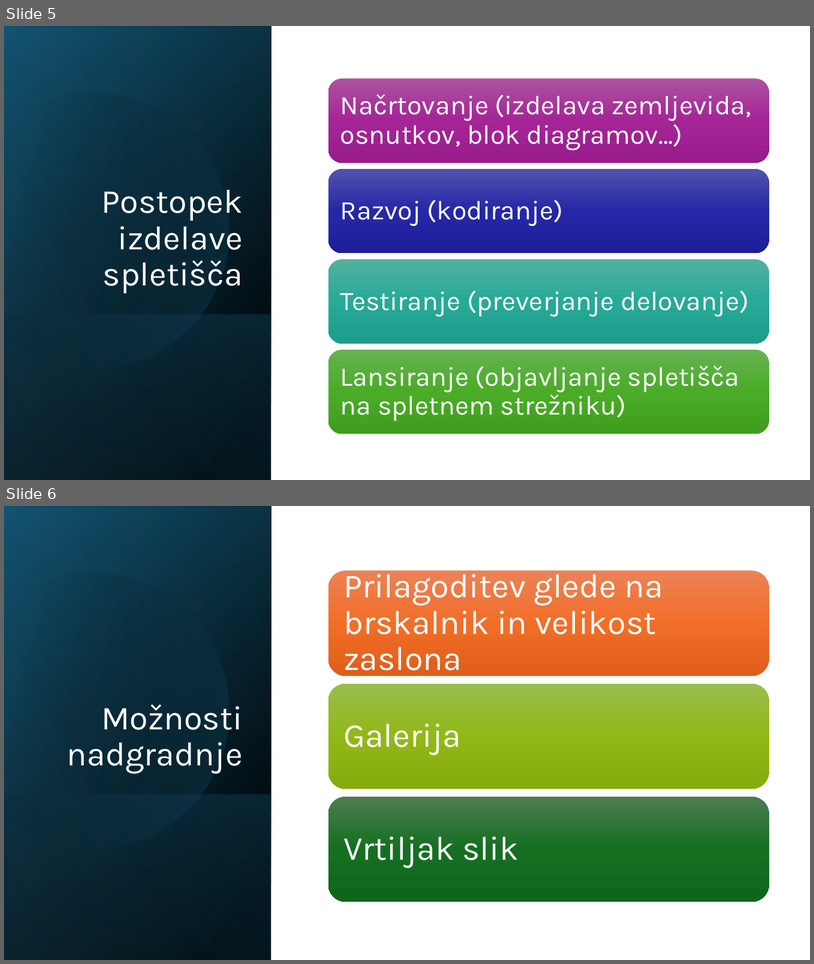
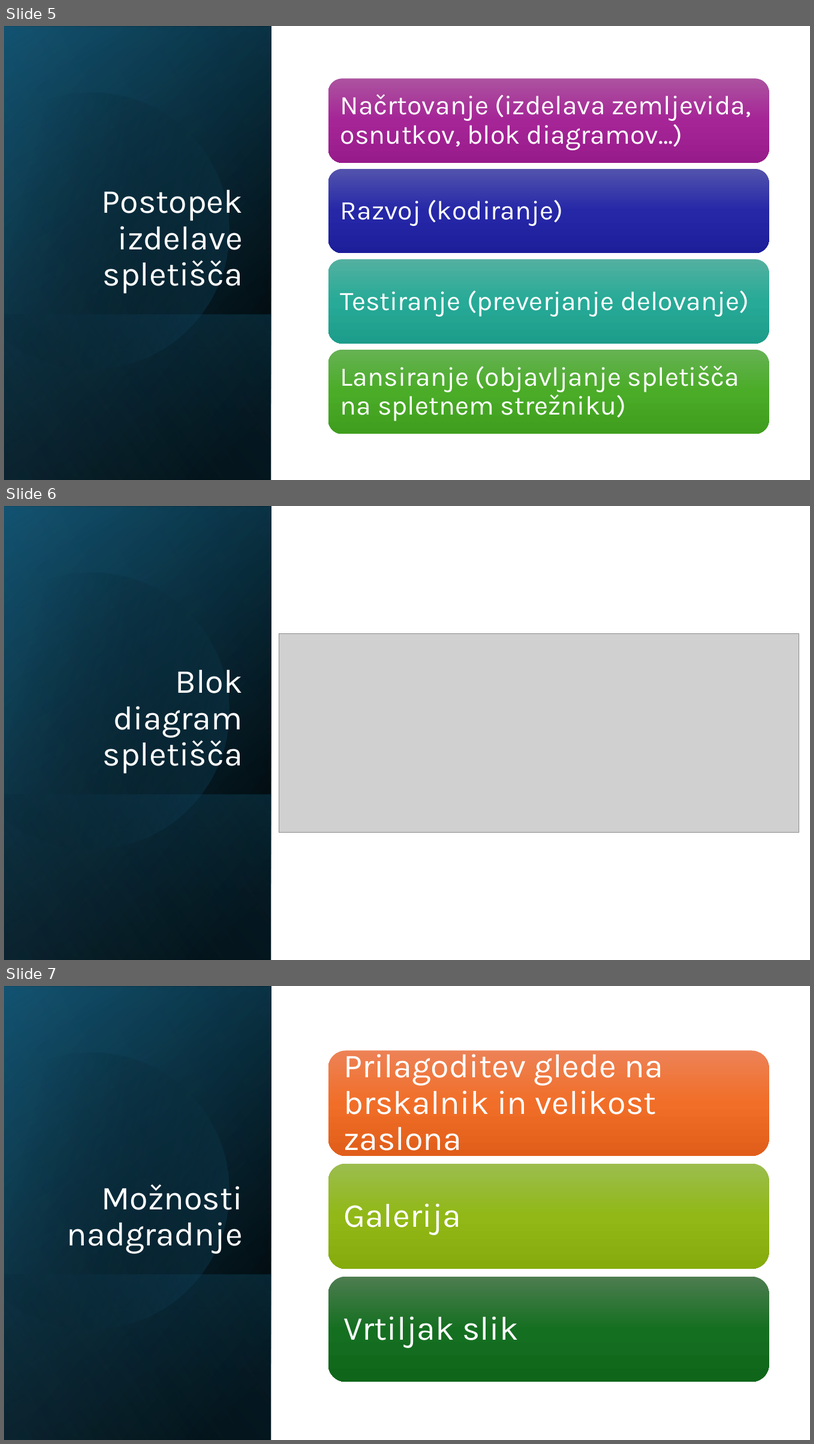
Before and after one commit to patrik066/patrik066.github.io, a slide deck: Predstavitev/osebnotrenerstvo.pptx. Shown one above the other, each under a label of ours: slides 5 and 6 before the commit, slides 5, 6 and 7 after it. The pictures are 814x964 and 814x1444 pixels, drawn with LibreOffice and Linux fonts; fonts in the diff are those of the drawing; grey boxes stand for pictures. Boxes give left, top, right and bottom in pixels: in the first picture for what was removed or moved away, otherwise in the second. Text is boxed around its words. In the diff, an @@ line names an element or a change of style, - is before the commit and + after.

```diff
--- a/Predstavitev/osebnotrenerstvo.pptx
+++ b/Predstavitev/osebnotrenerstvo.pptx
@@ slide 6 added at (4, 506, 810, 960), background #FFFFFF @@
@@ rectangle added at (4, 506, 272, 960), fill gradient #000000 to #104862 @@
@@ rectangle added at (4, 507, 272, 960), fill gradient #000000 to #156082 @@
@@ rectangle added at (4, 506, 272, 960), fill gradient #000000 to #46B1E1 @@
@@ freeform shape added at (4, 540, 263, 877), fill gradient #000000 to #156082 @@
@@ picture added at (279, 633, 800, 832) @@
@@ title added at (103, 669, 243, 773), 40 pt, text #FFFFFF @@
+Blok diagram spletišča
@@ rectangle added at (4, 794, 272, 960), fill gradient #156082 to #000000 @@
@@ what was slide 6 is now slide 7 @@
```
Also in this commit, not shown: 1 other file.
